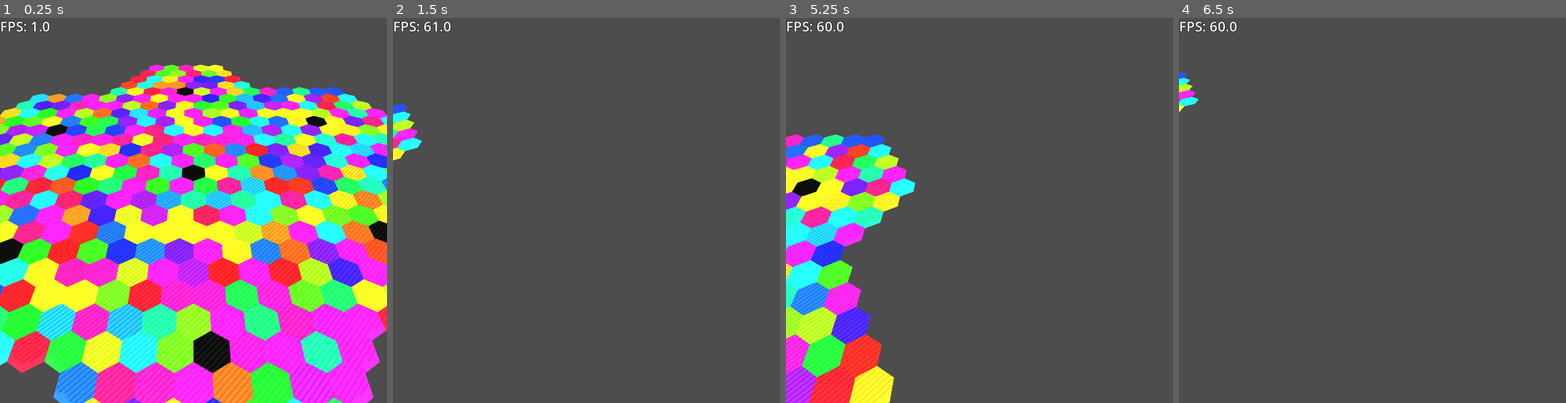
Above: before the commit, frames 1-4 (left to right).
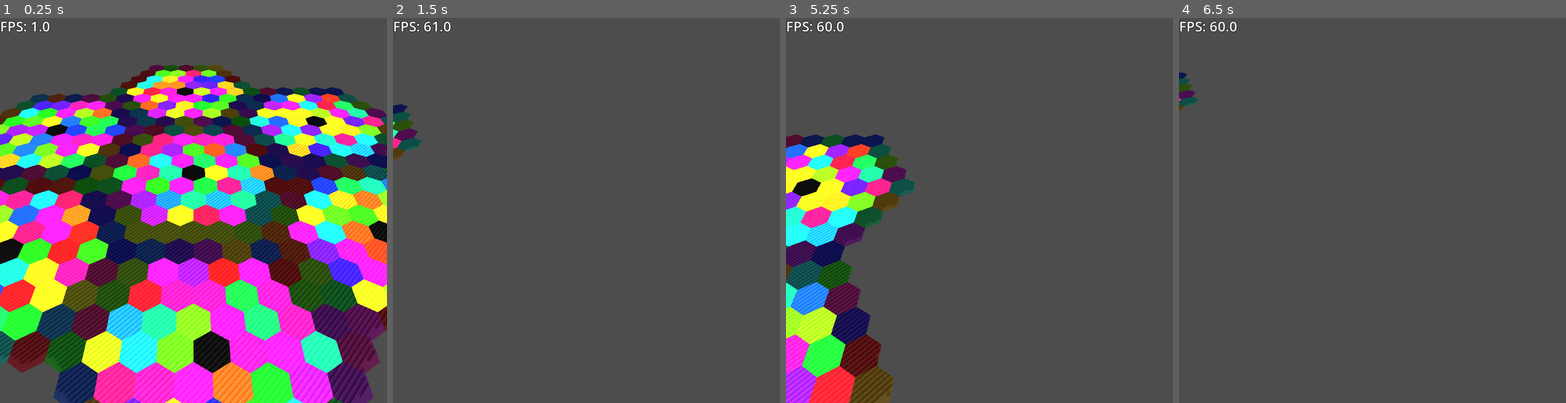
Above: after the commit, the same moments.

Repository: OrbitalOyster/golems
Game: Godot game, scene res://main.tscn
The game is run twice, just before and just after one commit, with the same random seed, the same clock (stepped at 60 frames per second) and the same inputs.
Inputs (mouse positions are in pixels of both pictures, inside the frame that each line leads up to):
- Up to frame 1 (0.25 s): no input
- Up to frame 2 (1.5 s): tap Enter at 0.5 s; move the mouse to (671, 191) at 0.52 s; hold D 0.53-1.28 s; hold Middle mouse button (camera_move) 0.53-1.28 s; click (671, 191) at 0.67 s; move the mouse to (509, 229) at 1.27 s; hold A from 1.28 s (still down); tap Middle mouse button (camera_move) at 1.35 s
- Up to frame 3 (5.25 s): move the mouse to (1018, 125) at 2.02 s; release A at 2.03 s; hold Middle mouse button (camera_move) 2.03-2.78 s; hold D 2.03-3.53 s; move the mouse to (960, 287) at 2.77 s; tap Middle mouse button (camera_move) at 2.85, 4.35 s; click (960, 287) at 2.92 s; tap Space at 3.5, 5 s; move the mouse to (1095, 268) at 3.52 s; hold Middle mouse button (camera_move) 3.53-4.28 s; hold A from 3.53 s (still down); tap Enter at 4.25 s; move the mouse to (863, 152) at 4.27 s; move the mouse to (998, 210) at 5.02 s; hold Middle mouse button (camera_move) from 5.03 s (still down); click (998, 210) at 5.17 s
- Up to frame 4 (6.5 s): move the mouse to (1314, 114) at 5.77 s; release A at 5.78 s; release Middle mouse button (camera_move) at 5.78 s; hold D from 5.78 s (still down); tap Middle mouse button (camera_move) at 5.85 s

The runs differ from the first frame. In frame 1, 29% of the frame differs, in the area x 0-100%, y 12-100%; in frame 2, 0.6%; in frame 3, 6.8%; in frame 4, 0.3%.

Commit message:
Progress

Diff:
--- a/chunk.gd
+++ b/chunk.gd
@@ -21,7 +21,15 @@
 	hex_data.resize(size)
 	hexes.resize(size)
 	for i in size:
-		hex_data[i] = HexData.new(Color.from_hsv(randf(), .9, .9))
+		var cubic = Math.linear_to_cubic(i)
+		var c: Color
+		if Math.is_rim_hex(cubic.x, cubic.y, cubic.z):
+			c = Color.from_hsv(randf(), .9, .2)
+			print("Ok")
+		else:
+			c = Color.from_hsv(randf(), .9, .9)
+		hex_data[i] = HexData.new(c)
+
 	hex_data[0].set_color(Color.BLACK)
 
 func generate_hex(x: float, z: float, size: float, flat_top: bool) -> Hex:
--- /dev/null
+++ b/hex_coords.gd
@@ -0,0 +1,7 @@
+class_name HexCoords
+
+var q: int
+var r: int
+var s: int
+
+var chunk_index: int
--- a/math.gd
+++ b/math.gd
@@ -136,3 +136,19 @@
 	# Should not get here
 	printerr("Oh no!")
 	return Vector3i(0, 0, 0)
+#
+#static func get_neighbour_chunk(q: int, r: int, s: int, d: int) -> Vector3i:
+	#match d:
+		#0:
+		#1:
+		#2:
+		#3:
+		#4:
+		#5:
+	#
+	## Should not get here
+	#printerr("Oh no!")
+	#return Vector3i(0, 0, 0)
+
+static func is_rim_hex(q: int, r: int, s: int) -> bool:
+	return abs(q) == Utils.CHUNK_RADIUS - 1 or abs(r) == Utils.CHUNK_RADIUS - 1 or abs(s) == Utils.CHUNK_RADIUS - 1
Not shown, added: hex_coords.gd.uid
